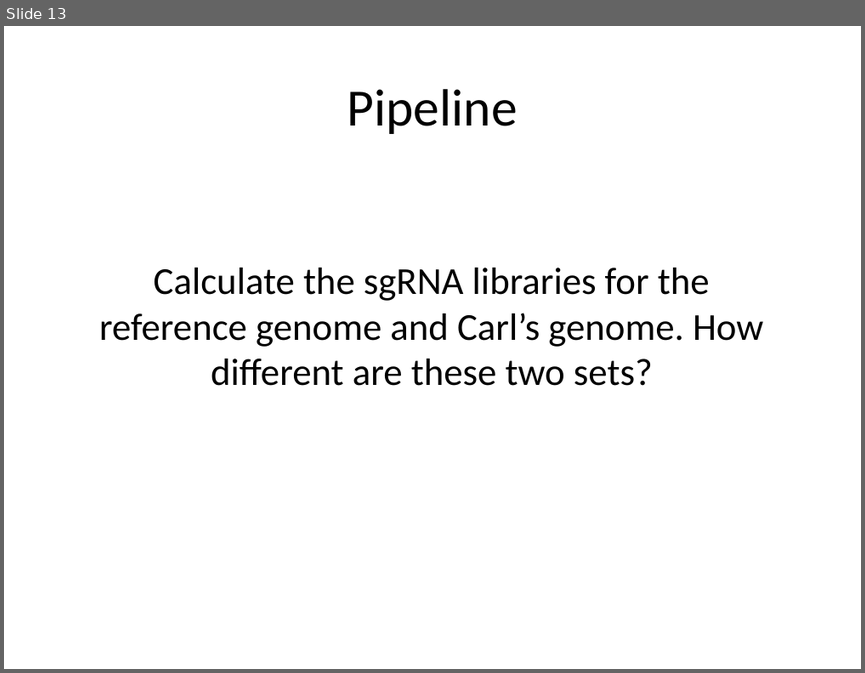
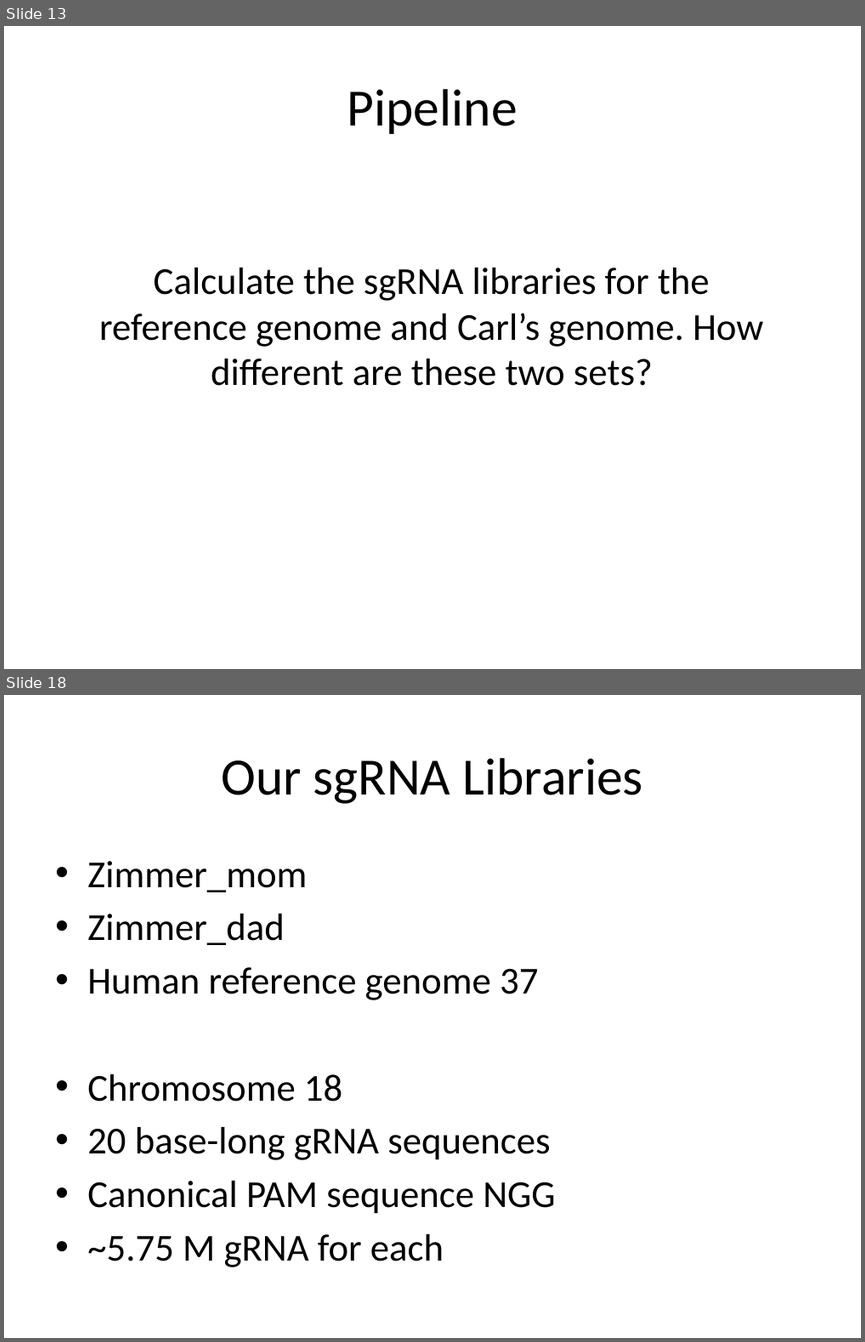
Before and after one commit to CBB752Spring2017/final-project-2-2-team2-team-2-2-2, a slide deck: Presentation - 2.2.pptx. Shown one above the other, each under a label of ours: slide 13 before the commit, slides 13 and 18 after it; the slides between them are not shown. The pictures are 865x673 and 865x1342 pixels, drawn with LibreOffice and Linux fonts; fonts in the diff are those of the drawing. Boxes give left, top, right and bottom in pixels: in the first picture for what was removed or moved away, otherwise in the second. Text is boxed around its words. In the diff, an @@ line names an element or a change of style, - is before the commit and + after.

```diff
--- a/Presentation - 2.2.pptx
+++ b/Presentation - 2.2.pptx
@@ slide 18 added at [4, 695, 861, 1338], background #FFFFFF @@
@@ title added at [221, 758, 643, 804], 44 pt, text #000000 @@
+Our sgRNA Libraries
@@ text added at [87, 861, 555, 1267], 32 pt, text #000000 @@
+• Zimmer_mom
+• Zimmer_dad
+• Human reference genome 37
+• Chromosome 18
+• 20 base-long gRNA sequences
+• Canonical PAM sequence NGG
+• ~5.75 M gRNA for each
```
Also in this commit, not shown: 7 other slides added.
